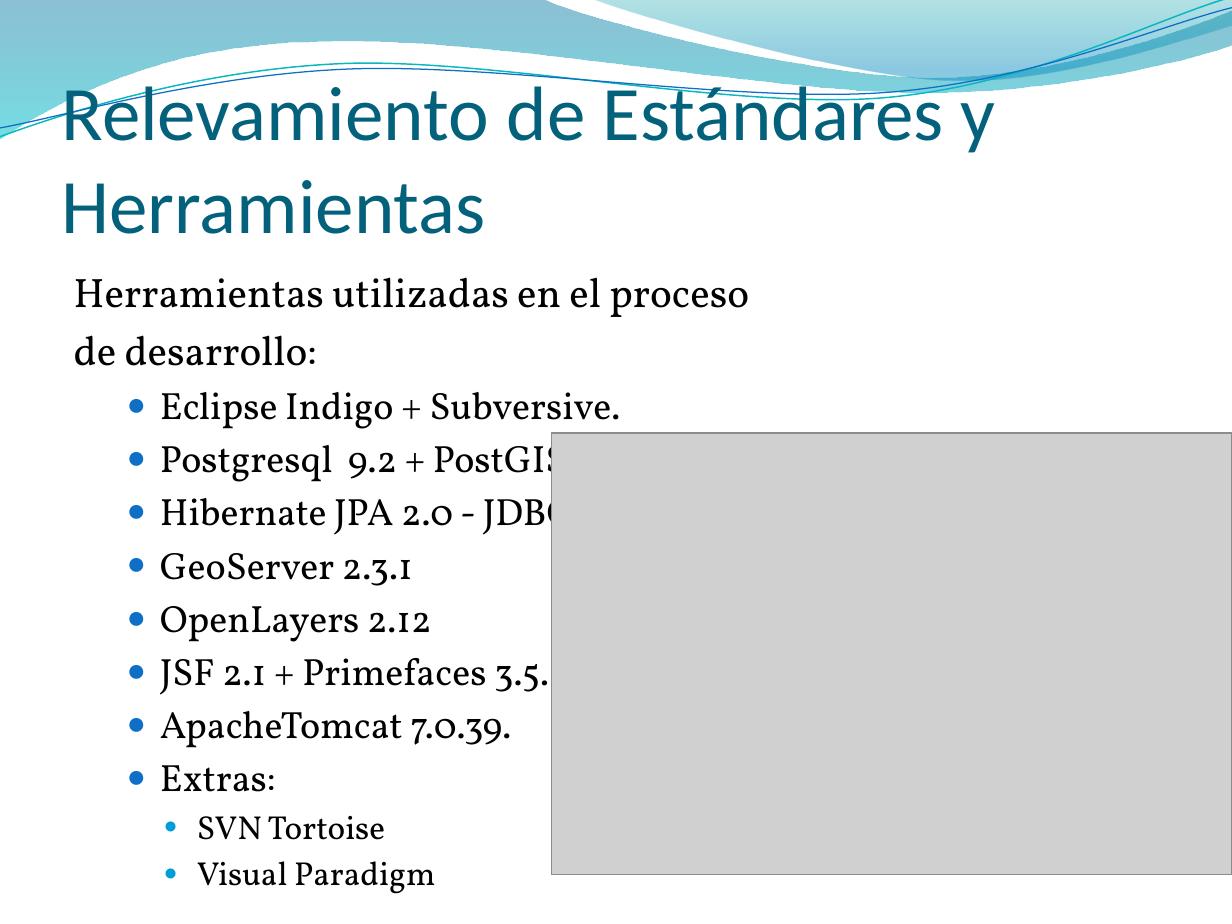
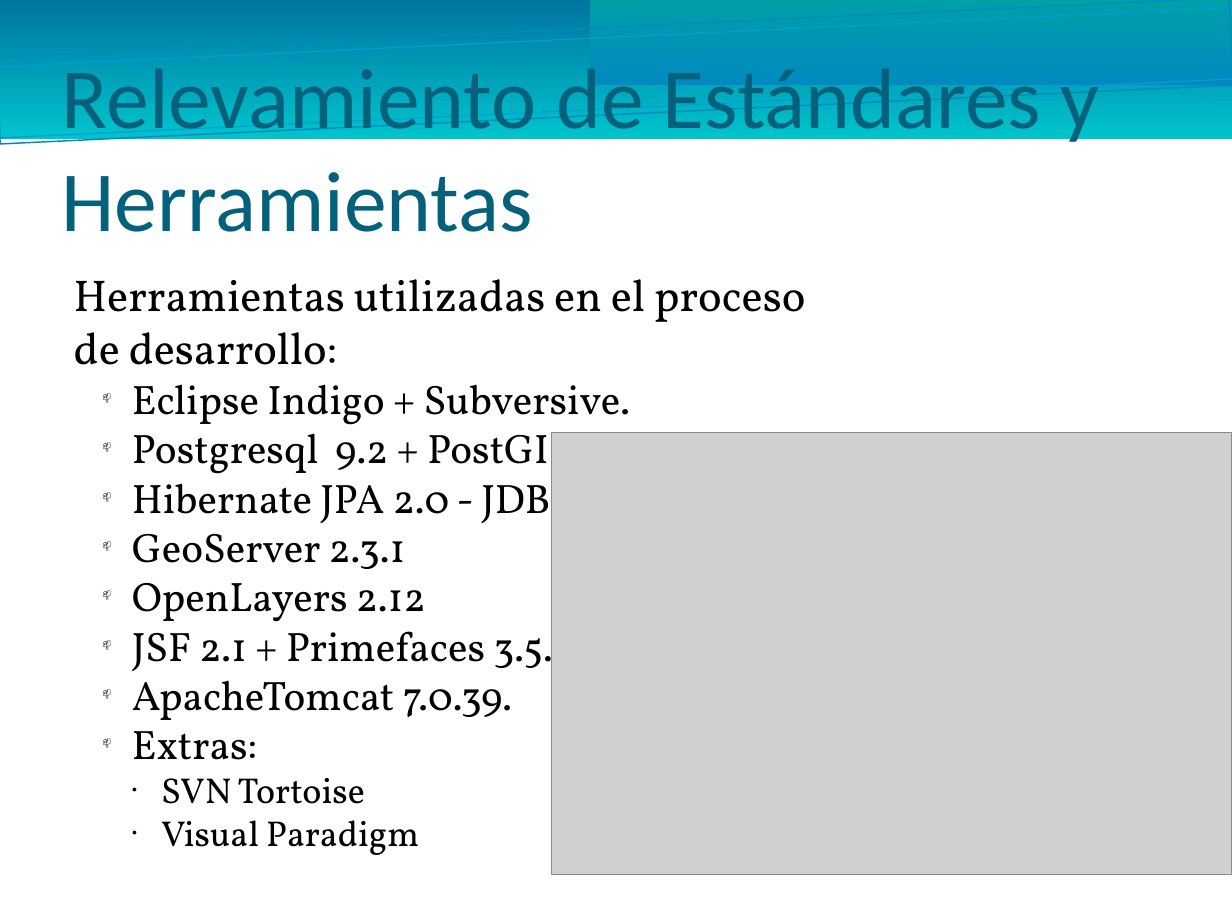
Before and after one commit to ORGTecnologo/7b6581PT, a slide deck: slide 19 of Documentacion/Entregas/Presentacion/Presentacion.pptx (slide 18 before the commit). Drawn at 1232x924 pixels with LibreOffice and Linux fonts; fonts in the diff are those of the drawing; grey boxes stand for pictures; background and template pictures are left out. Boxes give left, top, right and bottom in pixels: in the first picture for what was removed or moved away, otherwise in the second. Text is boxed around its words. In the diff, an @@ line names an element or a change of style, - is before the commit and + after.

```diff
--- a/Documentacion/Entregas/Presentacion/Presentacion.pptx
+++ b/Documentacion/Entregas/Presentacion/Presentacion.pptx
@@ freeform shape removed at <box>0,0,1232,139</box> @@
@@ freeform shape removed at <box>0,0,1232,144</box> @@
@@ freeform shape removed at <box>0,8,1232,137</box> @@
@@ rectangle added at <box>0,0,1232,139</box>, fill gradient #0074A0 to #00C4CD @@
@@ rectangle added at <box>0,0,1232,144</box>, outline #008ABF 0.85 pt @@
@@ rectangle added at <box>0,8,1232,137</box>, outline #009DD9 0.74 pt @@
@@ freeform shape removed at <box>590,0,1232,85</box> @@
@@ rectangle added at <box>590,0,1232,85</box>, fill gradient #00A0A8 to #008ABF @@
@@ text "Relevamiento de Estándares y Herramientas" at <box>62,69,1100,232</box>: size 45 to 50 pt @@
@@ text "Herramientas utilizadas en el proceso" at <box>74,279,908,855</box>: size 24.1 to 26 pt in "Herramientas utilizadas en el proceso", "de desarrollo:"; size 22.2 to 24 pt in "Eclipse Indigo + Subversive.", "Postgresql 9.2 + PostGIS 2.0 + pgAdmin ...", "Hibernate JPA 2.0 - JDBC", "GeoServer 2.3.1" and 4 more places; size 19.4 to 21 pt in "SVN Tortoise", "Visual Paradigm"; indent changed; less space between paragraphs; bullet ● to 📫 @@
```
Also in this commit, not shown: 22 other slides changed, 1 slide added, 2 other files.
